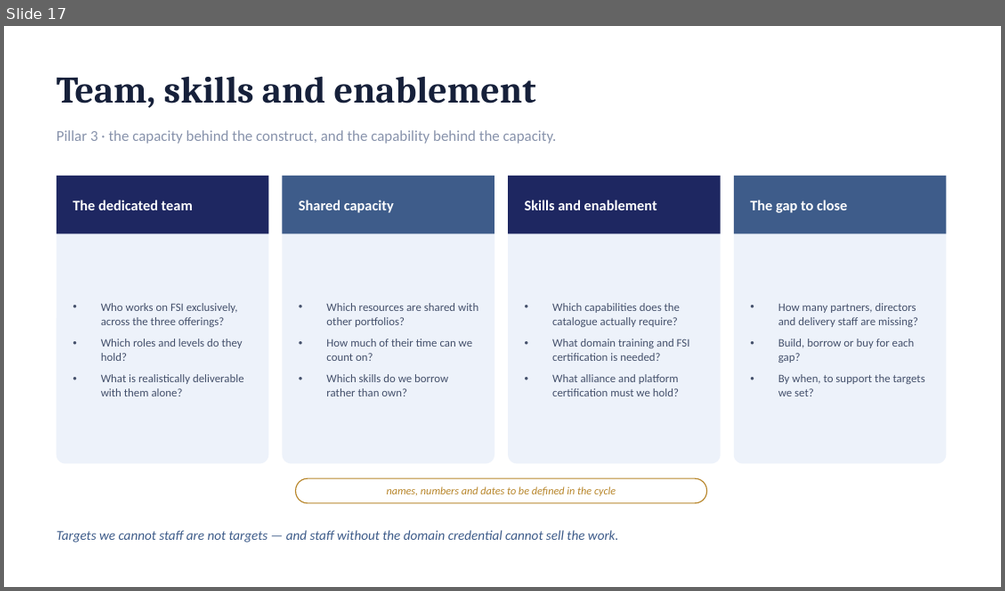
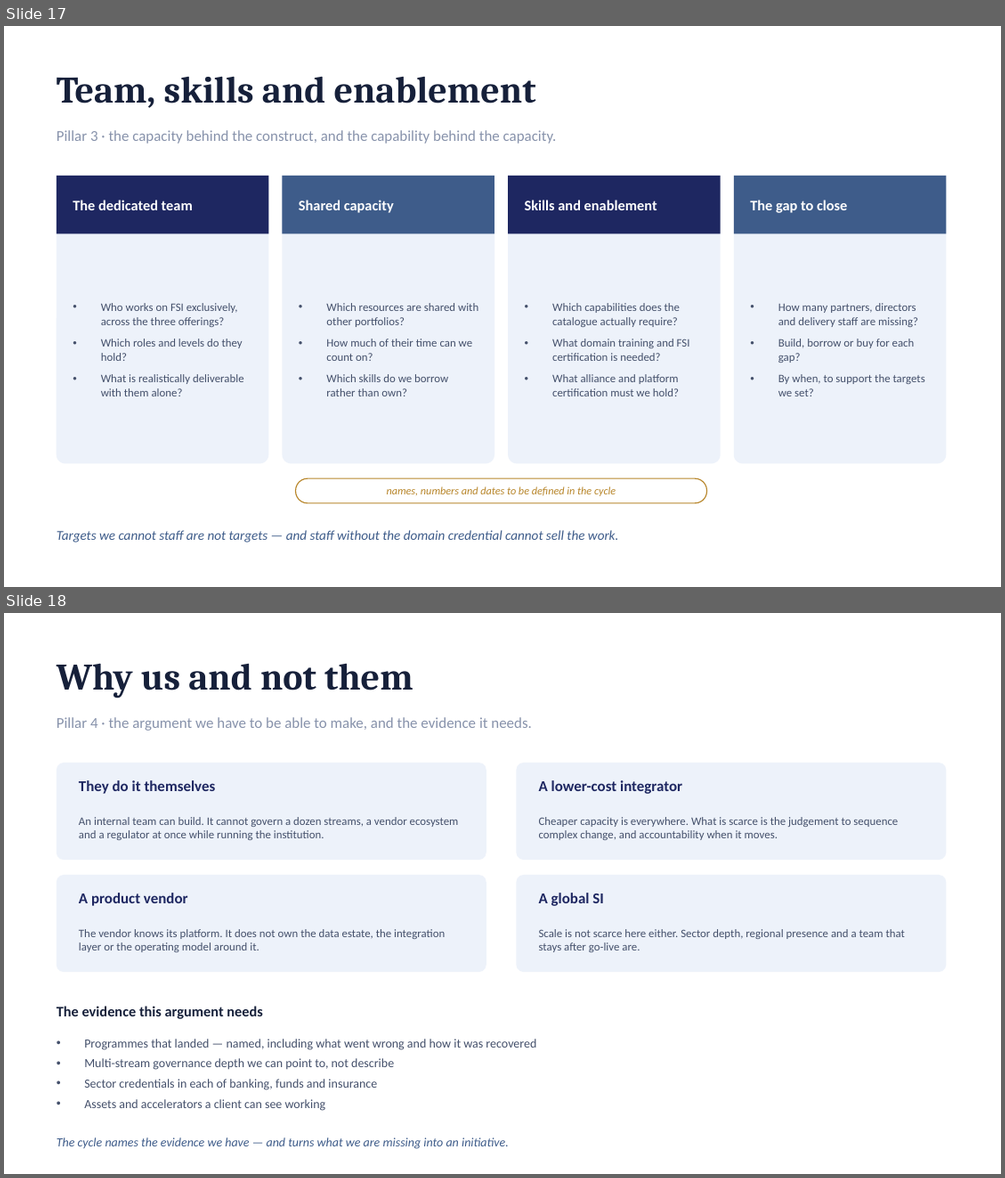
Before and after one commit to dhajjar-cyber/bae, a slide deck: FSI strategy/EAI&D-FSI-Strategy-Development-Plan.pptx. Shown one above the other, each under a label of ours: slide 17 before the commit, slides 17 and 18 after it. The pictures are 1005x591 and 1005x1178 pixels, drawn with LibreOffice and Linux fonts; fonts in the diff are those of the drawing. Boxes give left, top, right and bottom in pixels: in the first picture for what was removed or moved away, otherwise in the second. Text is boxed around its words. In the diff, an @@ line names an element or a change of style, - is before the commit and + after.

```diff
--- a/FSI strategy/EAI&D-FSI-Strategy-Development-Plan.pptx
+++ b/FSI strategy/EAI&D-FSI-Strategy-Development-Plan.pptx
@@ slide 18 added at [4, 613, 1001, 1174], background #FFFFFF @@
@@ text added at [57, 663, 413, 698], 36 pt, text #16203A, bold @@
+Why us and not them
@@ text added at [57, 717, 532, 730], 14.5 pt, text #8792AB @@
+Pillar 4 · the argument we have to be able to make, and the evidence it needs.
@@ rounded rectangle added at [57, 763, 486, 860], fill #EDF2FA @@
@@ rounded rectangle added at [517, 763, 947, 860], fill #EDF2FA @@
@@ text added at [79, 780, 216, 794], 14.5 pt, text #1E2761, bold @@
+They do it themselves
@@ text added at [539, 780, 682, 794], 14.5 pt, text #1E2761, bold @@
+A lower-cost integrator
@@ text added at [79, 817, 459, 840], 11 pt, text #44506B @@
+An internal team can build. It cannot govern a dozen streams, a vendor ecosystem and a regulator at once while running the institution.
@@ text added at [539, 817, 898, 840], 11 pt, text #44506B @@
+Cheaper capacity is everywhere. What is scarce is the judgement to sequence complex change, and accountability when it moves.
@@ rounded rectangle added at [57, 875, 486, 972], fill #EDF2FA @@
@@ rounded rectangle added at [517, 875, 947, 972], fill #EDF2FA @@
@@ text added at [79, 892, 188, 906], 14.5 pt, text #1E2761, bold @@
+A product vendor
@@ text added at [539, 892, 603, 906], 14.5 pt, text #1E2761, bold @@
+A global SI
@@ text added at [79, 929, 445, 952], 11 pt, text #44506B @@
+The vendor knows its platform. It does not own the data estate, the integration layer or the operating model around it.
@@ text added at [539, 929, 905, 952], 11 pt, text #44506B @@
+Scale is not scarce here either. Sector depth, regional presence and a team that stays after go-live are.
@@ text added at [57, 1005, 263, 1019], 14 pt, text #16203A, bold @@
+The evidence this argument needs
@@ text added at [84, 1038, 536, 1111], 12 pt, text #44506B @@
+• Programmes that landed — named, including what went wrong and how it was recovered
+• Multi-stream governance depth we can point to, not describe
+• Sector credentials in each of banking, funds and insurance
+• Assets and accelerators a client can see working
@@ text added at [57, 1137, 509, 1149], 12 pt, text #3E5C8A, italic @@
+The cycle names the evidence we have — and turns what we are missing into an initiative.
```
Also in this commit, not shown: 5 slides changed, 1 other slide added, 1 other file.
